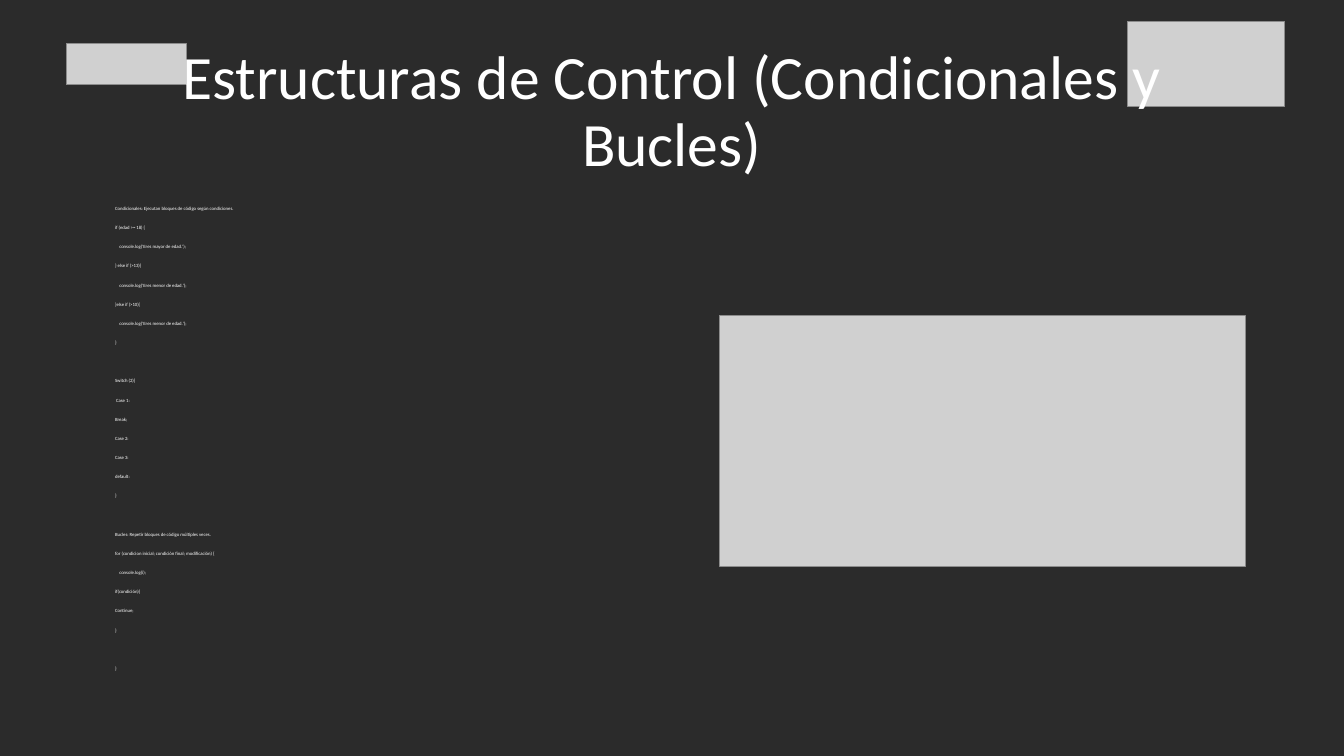
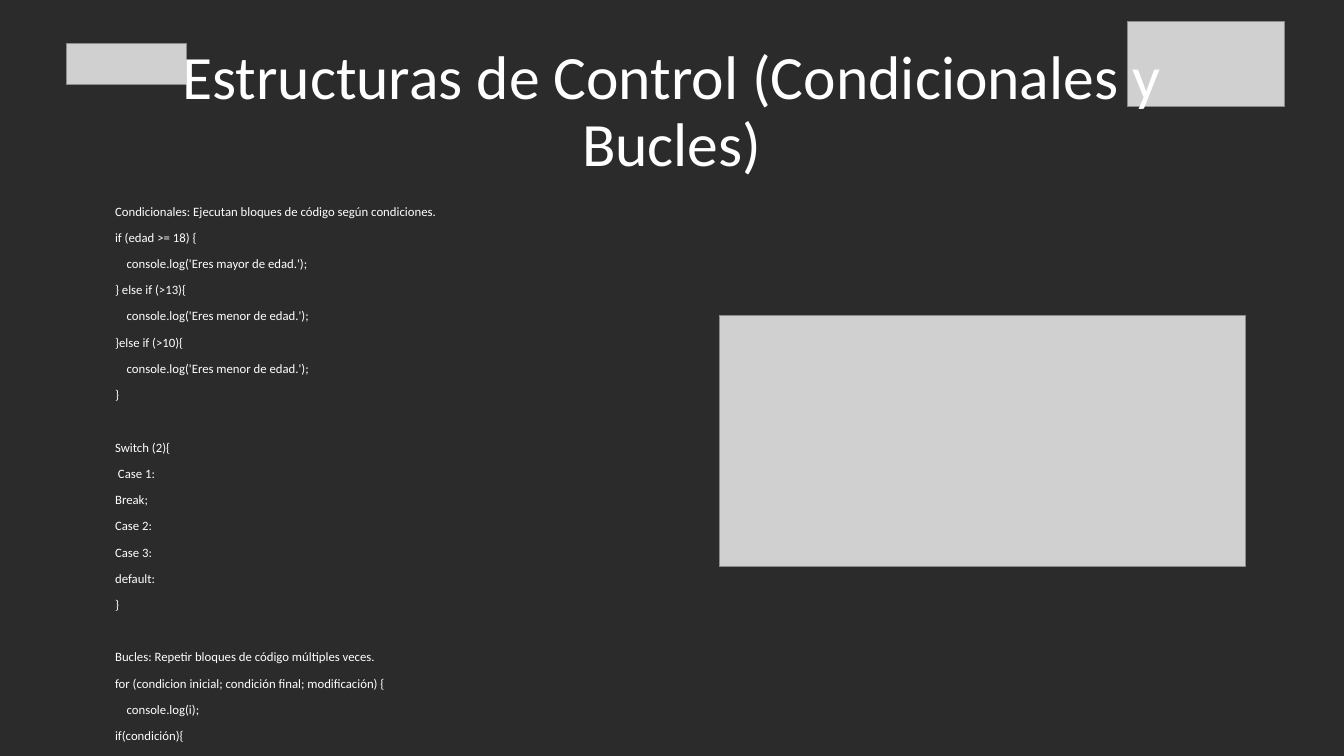
Before and after one commit to Ed-Pino/Fullstack, a slide deck: slide 8 of Material pedagógico/Modulo 1/Clase 2/clase_2.pptx. Drawn at 1344x756 pixels with LibreOffice and Linux fonts; fonts in the diff are those of the drawing; grey boxes stand for pictures; background and template pictures are left out; a plain dark background stands for a picture behind light text. Boxes give left, top, right and bottom in pixels: in the first picture for what was removed or moved away, otherwise in the second. Text is boxed around its words. In the diff, an @@ line names an element or a change of style, - is before the commit and + after.

```diff
--- a/Material pedagógico/Modulo 1/Clase 2/clase_2.pptx
+++ b/Material pedagógico/Modulo 1/Clase 2/clase_2.pptx
@@ text "Condicionales: Ejecutan bloques de código ..." at [115,207,436,690]: size 3.4 to 9.1 pt; line spacing 0.9 to 0.8 @@
```
Also in this commit, not shown: 5 other slides changed.
